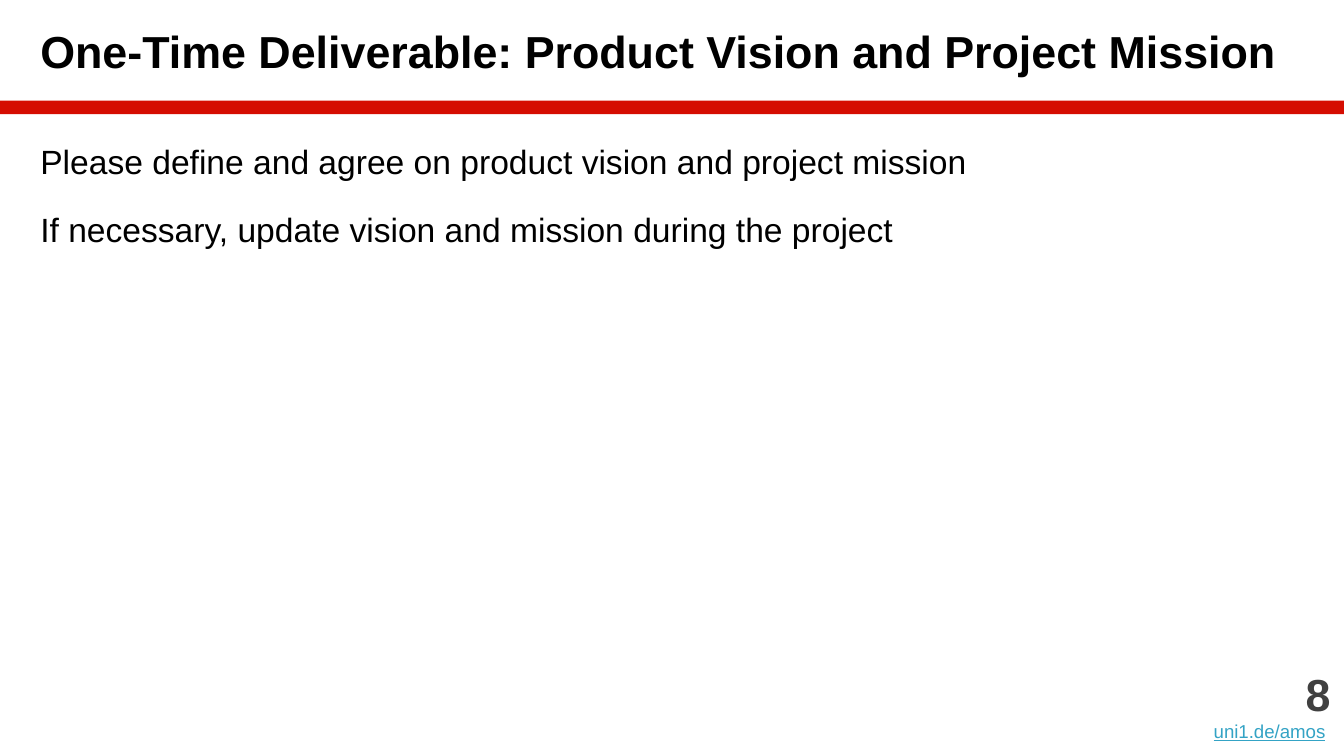
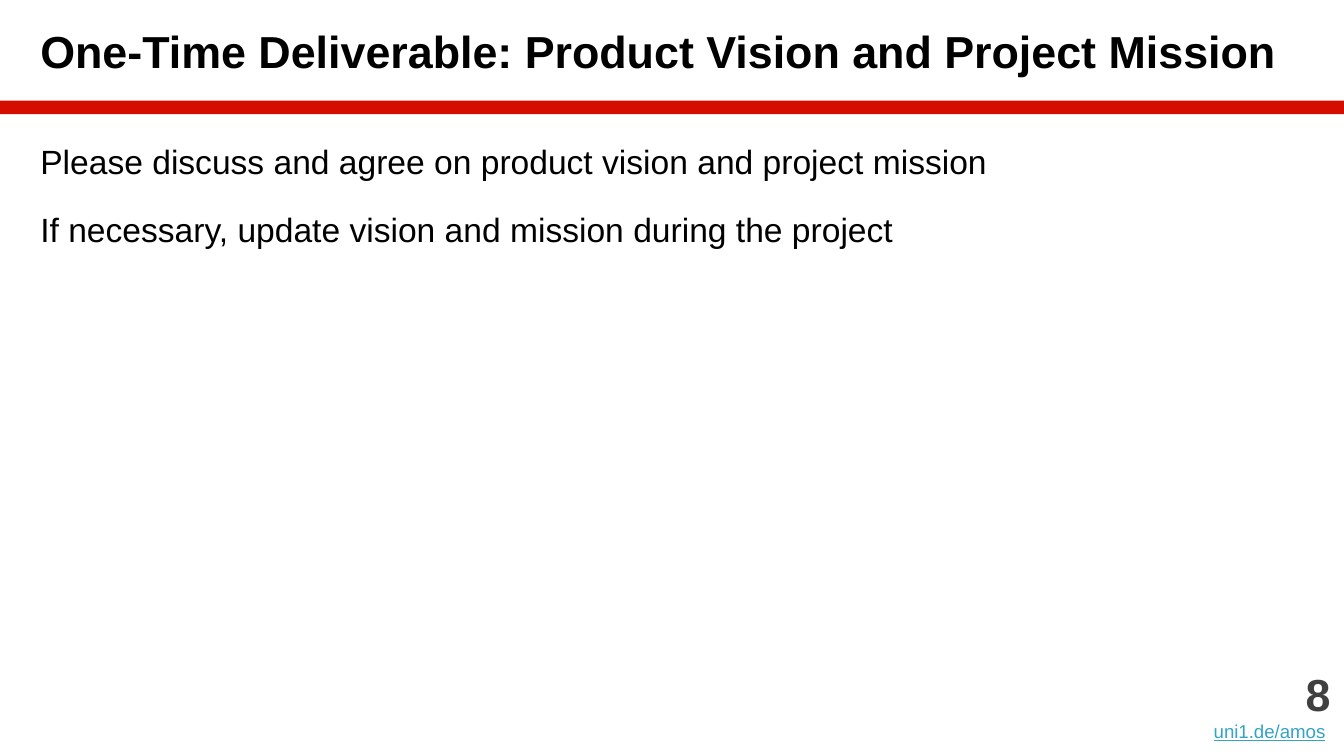
Before and after one commit to dirkriehle/amos-course, a slide deck: slide 8 of Lecture slides/AMOS B04 - Agile Planning.pptx. Drawn at 1344x756 pixels with LibreOffice and Linux fonts; fonts in the diff are those of the drawing. Boxes give left, top, right and bottom in pixels: in the first picture for what was removed or moved away, otherwise in the second. Text is boxed around its words. In the diff, an @@ line names an element or a change of style, - is before the commit and + after.

```diff
--- a/Lecture slides/AMOS B04 - Agile Planning.pptx
+++ b/Lecture slides/AMOS B04 - Agile Planning.pptx
@@ text at (x1=40, y1=149, x2=987, y2=180): text changed @@
-Please define and agree on product vision and project mission
+Please discuss and agree on product vision and project mission
```
Also in this commit, not shown: 6 other slides changed, 1 other file.
